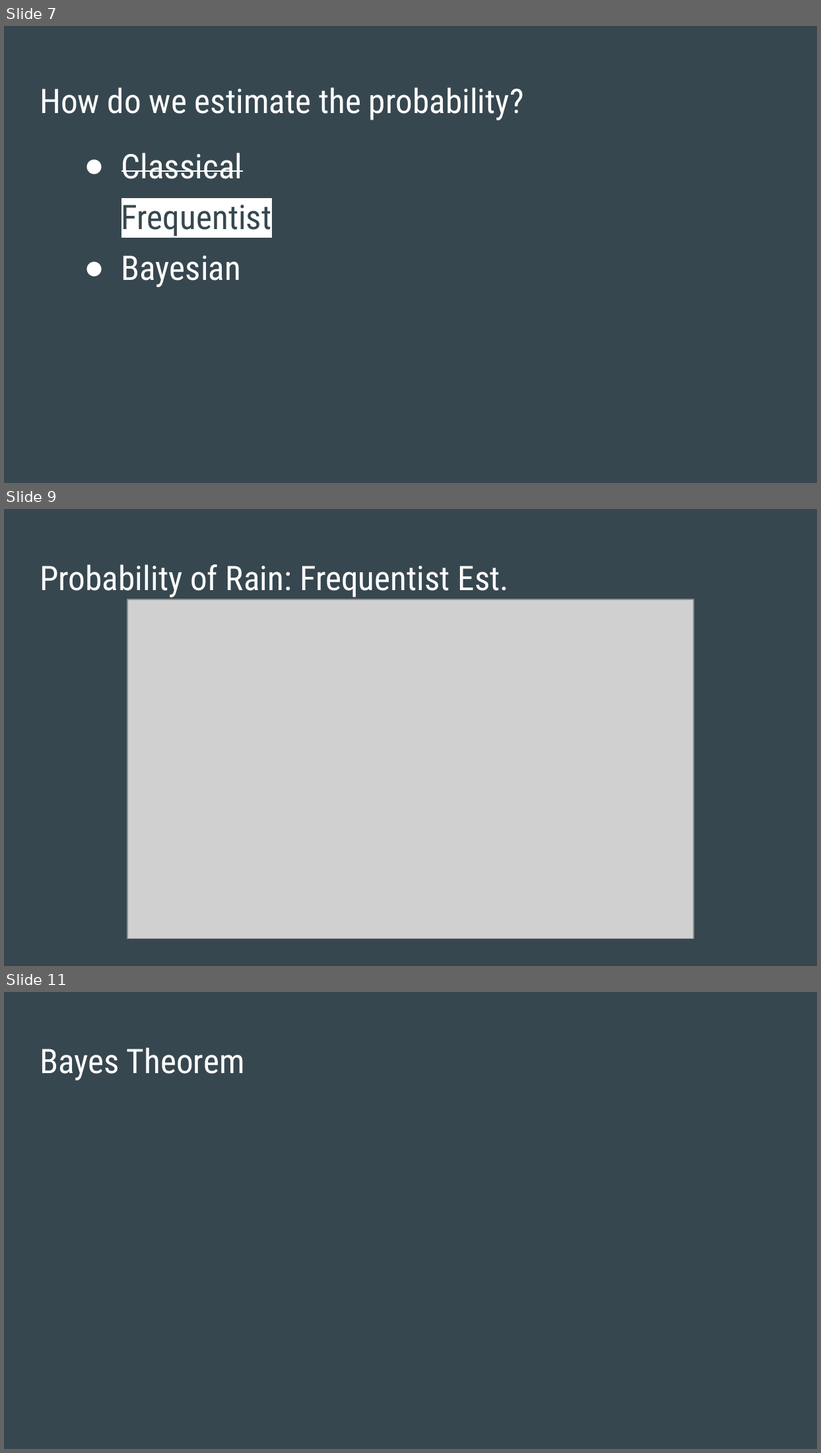
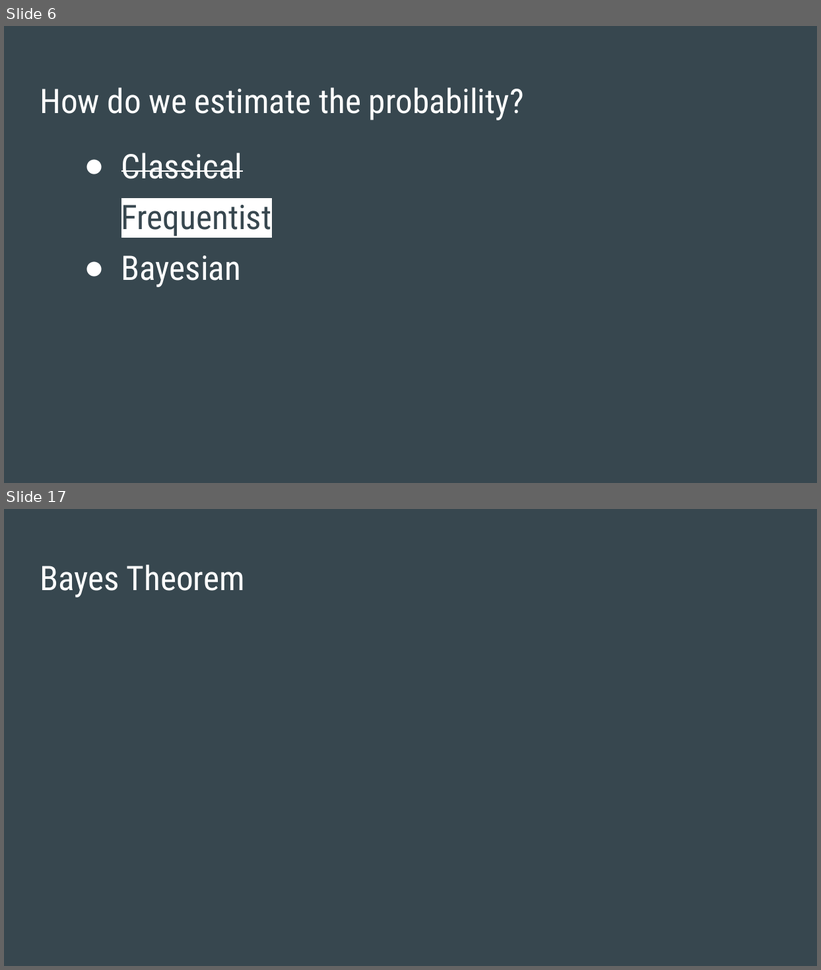
Before and after one commit to SThornewillvE/Hamburg_DS_Meetup_Bayesian-Stats_Intro, a slide deck: slides/intro_to_bayes_slides.pptx. Shown one above the other, each under a label of ours: slides 7, 9 and 11 before the commit, slides 6 and 17 after it; the slides between them are not shown. The pictures are 821x1453 and 821x970 pixels, drawn with LibreOffice and Linux fonts; fonts in the diff are those of the drawing; grey boxes stand for pictures. Boxes give left, top, right and bottom in pixels: in the first picture for what was removed or moved away, otherwise in the second. Text is boxed around its words. In the diff, an @@ line names an element or a change of style, - is before the commit and + after.

```diff
--- a/slides/intro_to_bayes_slides.pptx
+++ b/slides/intro_to_bayes_slides.pptx
@@ slide 9 removed at [4, 509, 817, 966], background #37474F @@
@@ title removed at [40, 564, 510, 597] @@
-Probability of Rain: Frequentist Est.
@@ picture removed at [127, 599, 694, 939] @@
@@ what was slide 7 is now slide 6 @@
@@ what was slide 11 is now slide 17 @@
```
Also in this commit, not shown: 2 slides changed, 8 slides added, 1 other slide removed, 1 other file.
